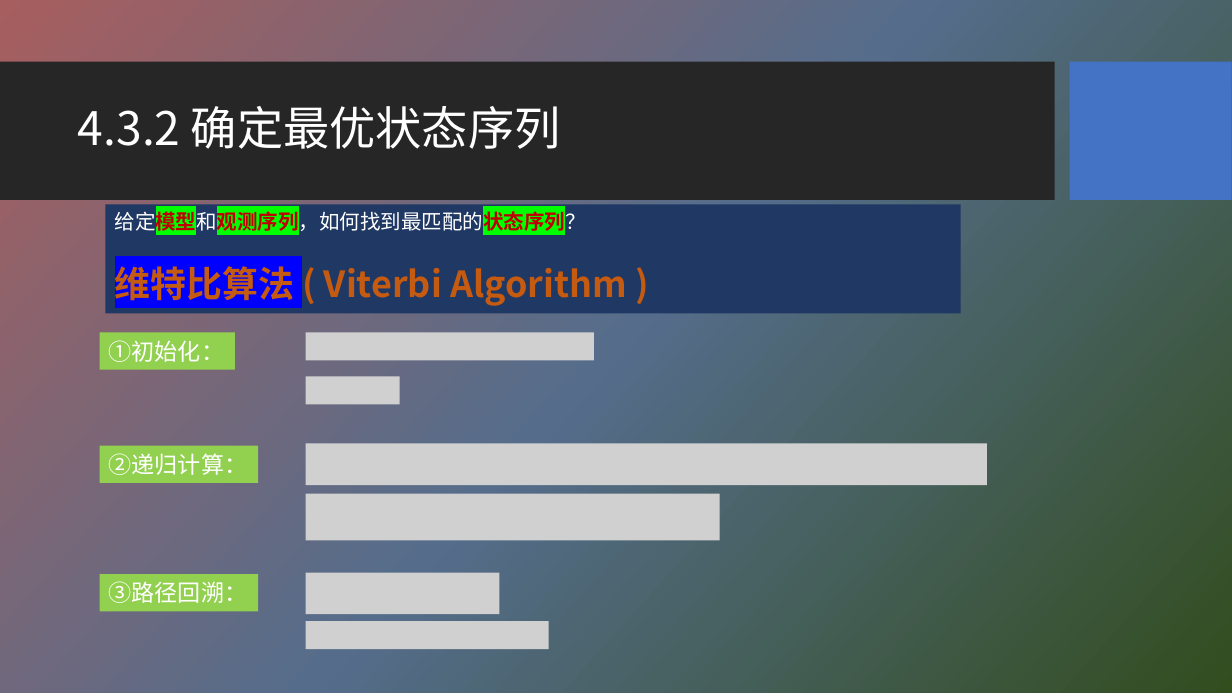
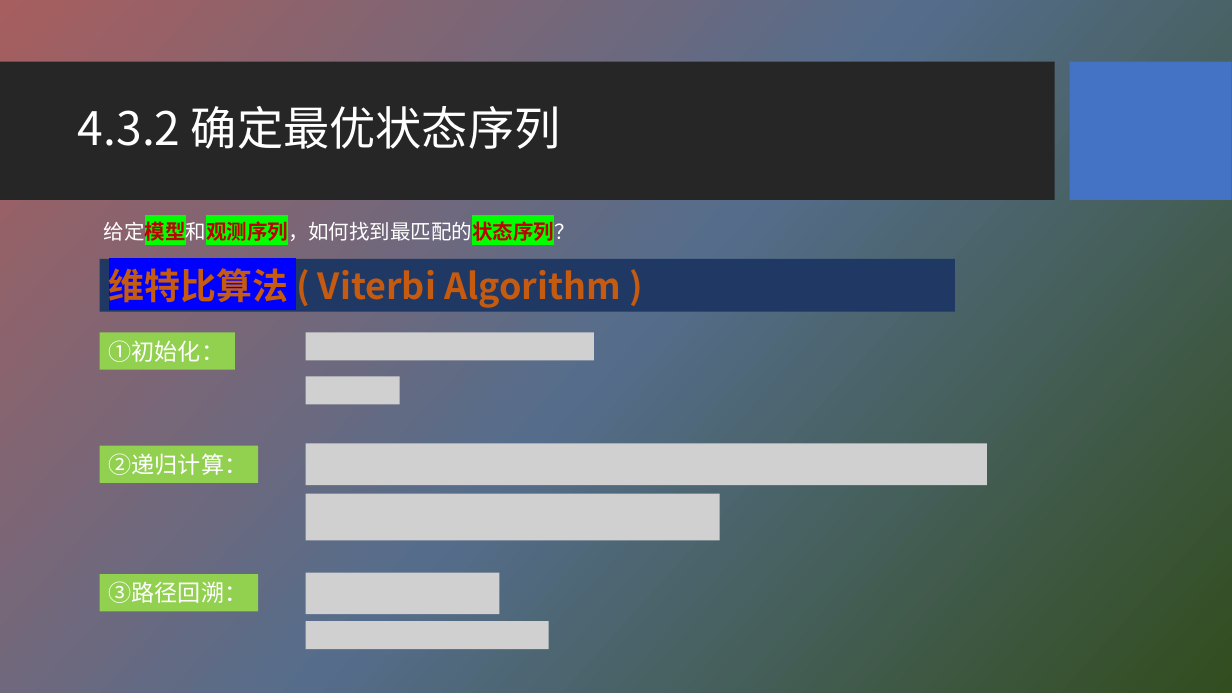
Before and after one commit to HBU/NLP_PPT, a slide deck: slide 20 of PPT-2020/ch04 隐马尔科夫模型.pptx. Drawn at 1232x693 pixels with LibreOffice and Linux fonts; fonts in the diff are those of the drawing; grey boxes stand for pictures; background and template pictures are left out. Boxes give left, top, right and bottom in pixels: in the first picture for what was removed or moved away, otherwise in the second. Text is boxed around its words. In the diff, an @@ line names an element or a change of style, - is before the commit and + after.

```diff
--- a/PPT-2020/ch04 隐马尔科夫模型.pptx
+++ b/PPT-2020/ch04 隐马尔科夫模型.pptx
@@ text in rectangle at <box>115,209,586,235</box>: paragraph removed @@
-给定模型和观测序列，如何找到最匹配的状态序列？
@@ text added at <box>104,218,575,244</box>, 16 pt, text #FFFFFF @@
+给定模型和观测序列，如何找到最匹配的状态序列？
@@ rectangle "维特比算法 ( Viterbi Algorithm )": place and size @@
-rectangle "维特比算法 ( Viterbi Algorithm )" at <box>105,204,961,313</box>
+rectangle "维特比算法 ( Viterbi Algorithm )" at <box>100,259,956,311</box>
```
Also in this commit, not shown: 19 other slides changed.
